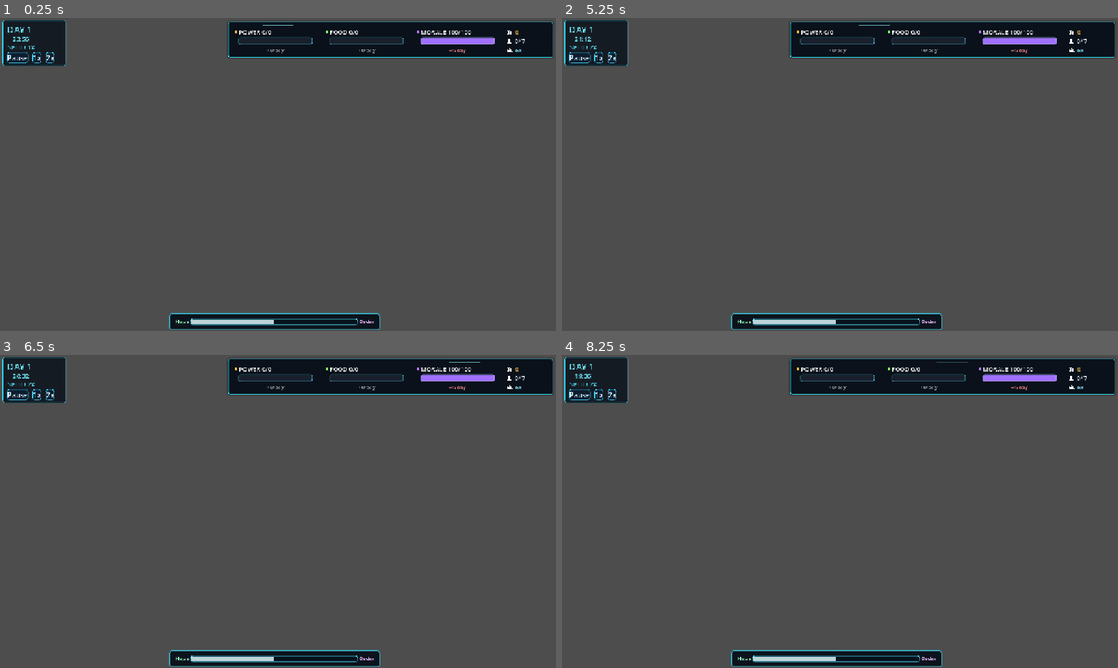
Above: before the commit, frames 1-4 (two rows, left to right).
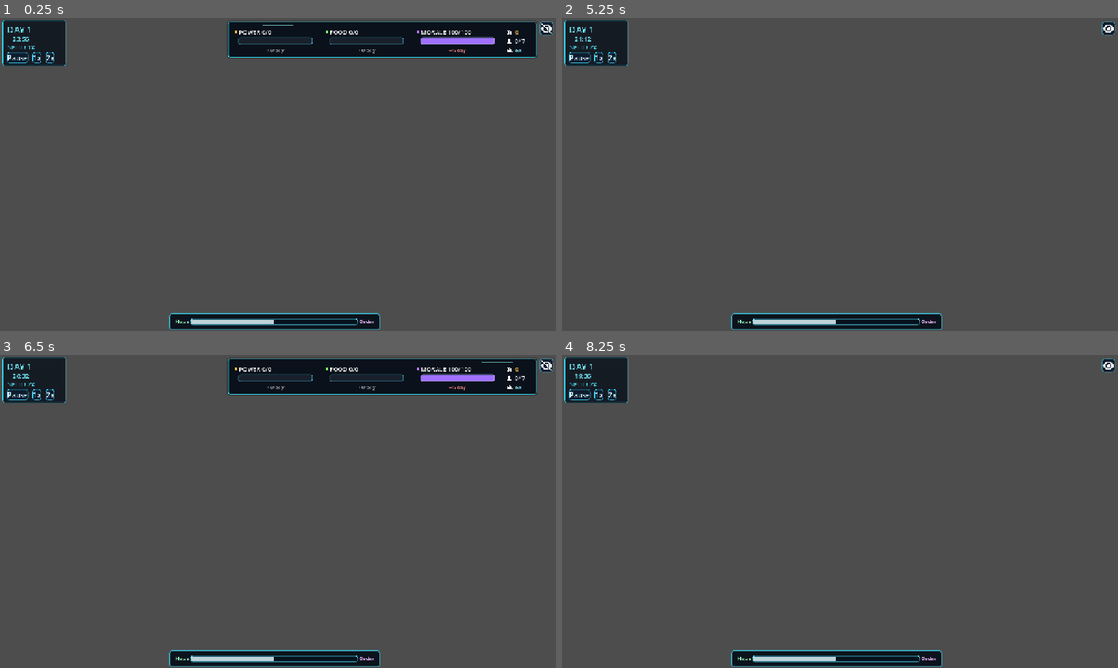
Above: after the commit, the same moments.

Repository: MLinh2407/godot-survival-city-builder-game
Game: Godot game, scene res://scenes/main/Main.tscn
Same seed, same stepped clock (60 frames per second), same inputs: the game is played once before the commit and once after it.
Inputs (mouse positions are in pixels of both pictures, inside the frame that each line leads up to):
- Up to frame 1 (0.25 s): no input
- Up to frame 2 (5.25 s): click (1106, 27) at 0.52 s; click (1106, 27) at 1.27 s; click "1x" at 2 s; click "2x" at 2.75 s; click "1x" at 3.5 s; click "2x" at 4.25 s; click (1106, 27) at 5.02 s
- Up to frame 3 (6.5 s): click (544, 364) at 5.77 s
- Up to frame 4 (8.25 s): click "1x" at 6.5 s; click "2x" at 7.25 s; click (1106, 364) at 8.02 s

The runs differ from the first frame. In frame 1, 0.3% of the frame differs, in the area x 96-100%, y 1-13%; in frame 2, 6.6%, in the area x 41-100%, y 1-13%; in frame 3, 0.3%; in frame 4, 6.6%.

Commit message:
Add show/hide button for resources panel

Diff:
--- a/scenes/main/Main.tscn
+++ b/scenes/main/Main.tscn
@@ -11,6 +11,9 @@
 [ext_resource type="Texture2D" uid="uid://bu1p3ai2qv2nf" path="res://assets/ui/hud/icons/tool_white.png" id="7_tool_icon"]
 [ext_resource type="Texture2D" uid="uid://dfmqpxnrf0i71" path="res://assets/ui/hud/icons/user_white.png" id="8_user_icon"]
 [ext_resource type="Texture2D" uid="uid://btdxucbr8e6mv" path="res://assets/ui/hud/icons/helmet_white.png" id="9_helmet_icon"]
+[ext_resource type="Texture2D" uid="uid://3a8oy4vmjy8o" path="res://assets/ui/hud/icons/hide_ui.png" id="10_hide_ui_icon"]
+[ext_resource type="Texture2D" uid="uid://b6glapr4i075r" path="res://assets/ui/hud/icons/show_ui.png" id="11_show_ui_icon"]
+[ext_resource type="Script" uid="uid://ch6q214f564fo" path="res://scripts/ui/TopStripToggle.gd" id="12_toggle_script"]
 
 [sub_resource type="StyleBoxFlat" id="StyleBoxFlat_top_strip"]
 bg_color = Color(0.02, 0.05, 0.09, 0.88)
@@ -171,15 +174,15 @@
 z_index = -2
 offset_left = 525.0
 offset_top = 9.0
-offset_right = 1273.0
+offset_right = 1235.0
 offset_bottom = 91.0
 theme_override_styles/panel = SubResource("StyleBoxFlat_top_strip")
 
 [node name="TopStripGlow" type="ColorRect" parent="UILayer/HUD" unique_id=1407187627]
 z_index = -1
-offset_left = 533.0
+offset_left = 527.0
 offset_top = 17.0
-offset_right = 1270.0
+offset_right = 1232.0
 offset_bottom = 18.0
 color = Color(0.23, 0.93, 1, 0.45)
 
@@ -285,14 +288,6 @@
 offset_bottom = 36.0
 color = Color(0.74, 0.46, 1, 1)
 
-[node name="MaterialsMarker" type="ColorRect" parent="UILayer/HUD" unique_id=518484896]
-visible = false
-offset_left = 658.0
-offset_top = 29.0
-offset_right = 664.0
-offset_bottom = 37.0
-color = Color(0.99, 0.75, 0.29, 1)
-
 [node name="MaterialsIcon" type="TextureRect" parent="UILayer/HUD" unique_id=1109217882]
 offset_left = 1166.0
 offset_top = 26.0
@@ -301,14 +296,6 @@
 texture = ExtResource("7_tool_icon")
 expand_mode = 1
 
-[node name="PopulationMarker" type="ColorRect" parent="UILayer/HUD" unique_id=585936651]
-visible = false
-offset_left = 658.0
-offset_top = 50.0
-offset_right = 664.0
-offset_bottom = 58.0
-color = Color(0.84, 0.9, 0.96, 1)
-
 [node name="PopulationIcon" type="TextureRect" parent="UILayer/HUD" unique_id=175063680]
 offset_left = 1165.0
 offset_top = 46.0
@@ -316,14 +303,6 @@
 offset_bottom = 61.0
 texture = ExtResource("8_user_icon")
 expand_mode = 1
-
-[node name="WorkersMarker" type="ColorRect" parent="UILayer/HUD" unique_id=345544322]
-visible = false
-offset_left = 658.0
-offset_top = 71.0
-offset_right = 664.0
-offset_bottom = 79.0
-color = Color(0.53, 0.91, 1, 0.95)
 
 [node name="WorkersIcon" type="TextureRect" parent="UILayer/HUD" unique_id=616157761]
 offset_left = 1166.0
@@ -476,6 +455,34 @@
 theme_override_font_sizes/font_size = 14
 text = "0"
 
+[node name="ResourcePanelToggle" type="Node" parent="UILayer/HUD" unique_id=1234567890]
+script = ExtResource("12_toggle_script")
+
+[node name="HideUIButton" type="Button" parent="UILayer/HUD/ResourcePanelToggle" unique_id=1000000001]
+offset_left = 1243.0
+offset_top = 9.0
+offset_right = 1273.0
+offset_bottom = 39.0
+theme_override_styles/normal = SubResource("StyleBoxFlat_button_normal")
+theme_override_styles/pressed = SubResource("StyleBoxFlat_button_pressed")
+theme_override_styles/hover = SubResource("StyleBoxFlat_button_hover")
+icon = ExtResource("10_hide_ui_icon")
+expand_icon = true
+script = ExtResource("2_nha0i")
+
+[node name="ShowUIButton" type="Button" parent="UILayer/HUD/ResourcePanelToggle" unique_id=1000000002]
+offset_left = 1243.0
+offset_top = 9.0
+offset_right = 1273.0
+offset_bottom = 39.0
+theme_override_styles/normal = SubResource("StyleBoxFlat_button_normal")
+theme_override_styles/pressed = SubResource("StyleBoxFlat_button_pressed")
+theme_override_styles/hover = SubResource("StyleBoxFlat_button_hover")
+icon = ExtResource("11_show_ui_icon")
+icon_alignment = 1
+expand_icon = true
+script = ExtResource("2_nha0i")
+
 [node name="PowerRateLabel" type="Label" parent="UILayer/HUD" unique_id=230070748]
 offset_left = 549.0
 offset_top = 65.0
--- /dev/null
+++ b/scripts/ui/TopStripToggle.gd
@@ -0,0 +1,154 @@
+class_name TopStripToggle
+extends Node
+
+@onready var hide_button = $HideUIButton
+@onready var show_button = $ShowUIButton
+@onready var top_strip_panel = $"../TopStripPanel"
+@onready var top_strip_glow = $"../TopStripGlow"
+@onready var top_sweep_line = $"../TopSweepLine"
+@onready var power_marker = $"../PowerMarker"
+@onready var food_marker = $"../FoodMarker"
+@onready var morale_marker = $"../MoraleMarker"
+@onready var power_label = $"../PowerLabel"
+@onready var power_bar = $"../PowerBar"
+@onready var power_rate_label = $"../PowerRateLabel"
+@onready var food_label = $"../FoodLabel"
+@onready var food_bar = $"../FoodBar"
+@onready var food_rate_label = $"../FoodRateLabel"
+@onready var morale_label = $"../MoraleLabel"
+@onready var morale_bar = $"../MoraleBar"
+@onready var morale_rate_label = $"../MoraleRateLabel"
+@onready var materials_icon = $"../MaterialsIcon"
+@onready var materials_label = $"../MaterialsLabel"
+@onready var population_icon = $"../PopulationIcon"
+@onready var population_label = $"../PopulationLabel"
+@onready var workers_icon = $"../WorkersIcon"
+@onready var workers_label = $"../WorkersLabel"
+@onready var resource_divider_a = $"../ResourceDividerA"
+@onready var resource_divider_b = $"../ResourceDividerB"
+@onready var resource_divider_c = $"../ResourceDividerC"
+
+var is_panel_visible = true
+var panel_elements: Array
+
+const ANIMATION_DURATION = 0.15
+
+func _ready() -> void:
+	# Collect all panel elements for animation
+	panel_elements = [
+		top_strip_panel, top_strip_glow, top_sweep_line,
+		power_marker, food_marker, morale_marker,
+		power_label, power_bar, power_rate_label,
+		food_label, food_bar, food_rate_label,
+		morale_label, morale_bar, morale_rate_label,
+		materials_icon, materials_label,
+		population_icon, population_label,
+		workers_icon, workers_label,
+		resource_divider_a, resource_divider_b, resource_divider_c
+	]
+
+	hide_button.pressed.connect(_on_hide_ui_pressed)
+	show_button.pressed.connect(_on_show_ui_pressed)
+	show_button.visible = false
+
+func _on_hide_ui_pressed() -> void:
+	_animate_hide_resources_panel()
+	hide_button.visible = false
+	show_button.visible = true
+	is_panel_visible = false
+
+func _on_show_ui_pressed() -> void:
+	_animate_show_resources_panel()
+	show_button.visible = false
+	hide_button.visible = true
+	is_panel_visible = true
+
+func _animate_hide_resources_panel() -> void:
+	var tween = create_tween()
+	tween.set_parallel(true)
+	tween.set_trans(Tween.TRANS_SINE)
+	tween.set_ease(Tween.EASE_IN)
+
+	# Set pivot to right side for left-to-right collapse effect
+	for element in panel_elements:
+		element.pivot_offset = Vector2(element.size.x, element.size.y / 2)
+
+	# Scale down and fade out all panel elements simultaneously
+	for element in panel_elements:
+		tween.tween_property(element, "scale", Vector2(0.8, 0.8), ANIMATION_DURATION)
+		tween.tween_property(element, "modulate:a", 0.0, ANIMATION_DURATION)
+
+	# Hide after animation completes
+	await tween.finished
+	_hide_resources_panel()
+
+func _animate_show_resources_panel() -> void:
+	# Make elements visible with starting scale and alpha
+	for element in panel_elements:
+		element.visible = true
+		element.scale = Vector2(0.8, 0.8)
+		element.modulate.a = 0.0
+		# Set pivot to left side for right-to-left expand effect
+		element.pivot_offset = Vector2(0, element.size.y / 2)
+
+	var tween = create_tween()
+	tween.set_parallel(true)
+	tween.set_trans(Tween.TRANS_SINE)
+	tween.set_ease(Tween.EASE_OUT)
+
+	# Scale up and fade in all panel elements simultaneously
+	for element in panel_elements:
+		tween.tween_property(element, "scale", Vector2(1.0, 1.0), ANIMATION_DURATION)
+		tween.tween_property(element, "modulate:a", 1.0, ANIMATION_DURATION)
+
+func _hide_resources_panel() -> void:
+	top_strip_panel.visible = false
+	top_strip_glow.visible = false
+	top_sweep_line.visible = false
+	power_marker.visible = false
+	food_marker.visible = false
+	morale_marker.visible = false
+	power_label.visible = false
+	power_bar.visible = false
+	power_rate_label.visible = false
+	food_label.visible = false
+	food_bar.visible = false
+	food_rate_label.visible = false
+	morale_label.visible = false
+	morale_bar.visible = false
+	morale_rate_label.visible = false
+	materials_icon.visible = false
+	materials_label.visible = false
+	population_icon.visible = false
+	population_label.visible = false
+	workers_icon.visible = false
+	workers_label.visible = false
+	resource_divider_a.visible = false
+	resource_divider_b.visible = false
+	resource_divider_c.visible = false
+
+func _show_resources_panel() -> void:
+	top_strip_panel.visible = true
+	top_strip_glow.visible = true
+	top_sweep_line.visible = true
+	power_marker.visible = true
+	food_marker.visible = true
+	morale_marker.visible = true
+	power_label.visible = true
+	power_bar.visible = true
+	power_rate_label.visible = true
+	food_label.visible = true
+	food_bar.visible = true
+	food_rate_label.visible = true
+	morale_label.visible = true
+	morale_bar.visible = true
+	morale_rate_label.visible = true
+	materials_icon.visible = true
+	materials_label.visible = true
+	population_icon.visible = true
+	population_label.visible = true
+	workers_icon.visible = true
+	workers_label.visible = true
+	resource_divider_a.visible = true
+	resource_divider_b.visible = true
+	resource_divider_c.visible = true
--- a/themes/HUDTheme.tres
+++ /dev/null
@@ -1,3 +0,0 @@
-[gd_resource type="Theme" format=3]
-
-[resource]
Binary file added: assets/ui/hud/icons/hide_ui.png
Not shown, added: assets/ui/hud/icons/hide_ui.png.import
Binary file added: assets/ui/hud/icons/show_ui.png
Not shown, added: assets/ui/hud/icons/show_ui.png.import
Not shown, added: scripts/ui/TopStripToggle.gd.uid
